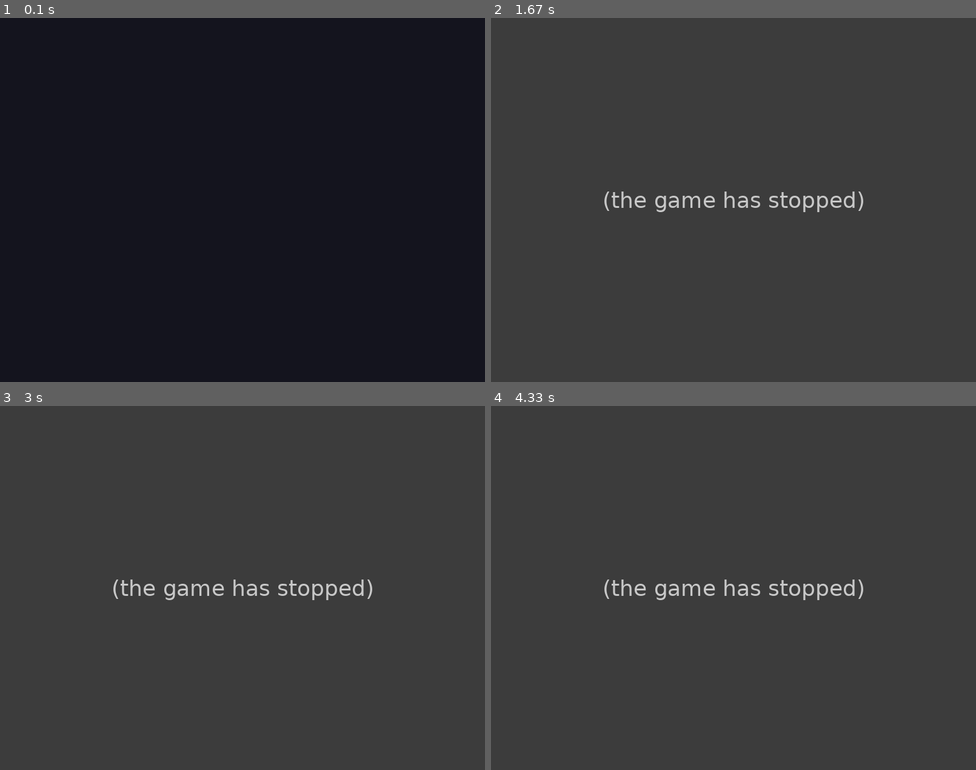
Above: before the commit, frames 1-4 (two rows, left to right).
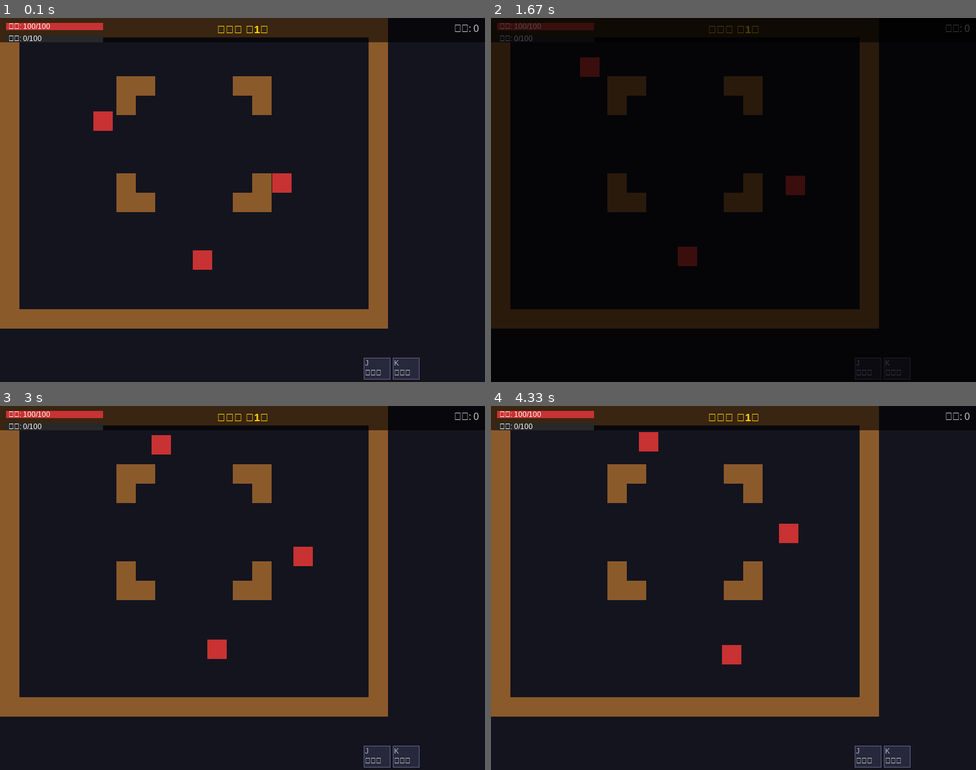
Above: after the commit, the same moments.

Repository: chinazm/xuan-tian-jianlu
Game: pygame game, started from main.py
The game is run twice, just before and just after one commit, with the same random seed, the same clock (stepped at 60 frames per second) and the same inputs.
Inputs:
- Up to frame 1 (0.1 s): no input
- Up to frame 2 (1.67 s): hold F5 0.33-0.8 s; hold D 0.33-0.8 s; hold F9 0.83-1.3 s; hold D 0.83-1.3 s; hold Esc from 1.33 s (still down); hold D from 1.33 s (still down)
- Up to frame 3 (3 s): release Esc at 1.8 s; release D at 1.8 s; hold Esc 1.83-2.3 s; hold D 1.83-2.3 s; hold D 2.33-2.8 s; hold W from 2.83 s (still down)
- Up to frame 4 (4.33 s): release W at 3.13 s; hold D 3.17-3.63 s; hold A 3.67-4.2 s; hold S from 4.23 s (still down)

The runs differ from the first frame. In frame 1, 18% of the frame differs, in the area x 0-99%, y 0-100%; in frame 2, 100%, in the area x 0-100%, y 0-100%; in frame 3, 99%; in frame 4, 99%.
Before the commit the program exited at 1.35 s; later frames show no game.

Commit message:
feat: complete game loop integration with all systems, particle effects, and audio manager
- core/game.py: GameScene integrating all systems (collision, combat, cultivation,
  inventory, dialogue, quest, particles, audio) with full update/render loop
- systems/particle.py: ParticleSystem with emit/update/render, alpha fading
- systems/audio.py: AudioManager for BGM and SFX with volume control
- main.py: Updated entry point with pygame.mixer.init() and GameScene integration
- maps/sect_main.json: Sect main hall room with enemies and collision tiles
- assets/tiles/tileset.png: Basic placeholder tileset for map rendering

Diff:
--- /dev/null
+++ b/core/game.py
@@ -0,0 +1,196 @@
+"""游戏主场景：整合所有系统，运行游戏逻辑。"""
+import pygame
+from core.scene_manager import Scene
+from core.config import GameConfig
+from core.vector import Vector2
+from core.input_handler import InputHandler
+from core.camera import Camera
+from core.event_bus import EventBus
+from core.resource_manager import ResourceManager
+from world.tilemap import Tilemap
+from world.room import Room
+from entities.player import Player
+from entities.enemy import Enemy
+from systems.collision import CollisionSystem
+from systems.combat import CombatSystem
+from systems.cultivation import CultivationSystem
+from systems.inventory import Inventory
+from systems.dialogue import DialogueSystem
+from systems.quest import QuestSystem
+from systems.save_load import SaveData
+from systems.particle import ParticleSystem
+from systems.audio import AudioManager
+from ui.hud import HUD
+
+
+class GameScene(Scene):
+    def __init__(self, config: GameConfig, room_id: str = "sect_main"):
+        super().__init__("game")
+        self._config = config
+        self._room_id = room_id
+
+        # 核心系统
+        self.input = InputHandler()
+        self.camera = Camera(config.window.width, config.window.height)
+        self.camera.smoothing = config.render.camera_smooth
+        self.resources = ResourceManager(base_path="assets")
+        self.collision = CollisionSystem()
+        self.combat = CombatSystem()
+        self.cultivation = CultivationSystem()
+        self.inventory = Inventory()
+        self.dialogue = DialogueSystem()
+        self.quest = QuestSystem()
+        self.particles = ParticleSystem()
+        self.audio = AudioManager()
+
+        # 游戏状态
+        self.player: Player = None
+        self.enemies: list[Enemy] = []
+        self.tilemap: Tilemap = None
+        self.hud = HUD(config.window.width, config.window.height)
+        self.paused = False
+        self.play_time = 0.0
+
+    def on_enter(self):
+        super().on_enter()
+        self._load_room(self._room_id)
+
+    def _load_room(self, room_id: str):
+        room = Room.from_json(f"maps/{room_id}.json")
+        if not room:
+            return
+        self.tilemap = Tilemap(self.resources, self._config.render.tile_size)
+        self.tilemap.load(f"maps/{room_id}.json", "tiles/tileset.png")
+        self.camera.set_bounds(self.tilemap.pixel_width, self.tilemap.pixel_height)
+        self.collision.set_terrain(self.tilemap.get_collision_rects())
+
+        # 创建玩家
+        if not self.player:
+            self.player = Player(pos=Vector2(64, 64))
+        else:
+            self.player.pos = Vector2(64, 64)
+
+        # 创建敌人
+        self.enemies.clear()
+        for e_data in room.enemies:
+            pos = Vector2(e_data["pos"][0] * 32, e_data["pos"][1] * 32)
+            enemy = Enemy(entity_id=f"{e_data['type']}_{len(self.enemies)}", pos=pos)
+            self.enemies.append(enemy)
+
+        for e in [self.player] + self.enemies:
+            self.collision.add_entity(e)
+
+        # 初始化任务
+        self.quest.start_quest("MAIN_CH02_001")
+
+        # 播放房间音乐
+        if room.music:
+            self.audio.play_music(f"assets/music/{room.music}")
+
+    def handle_event(self, event):
+        if event.type == pygame.KEYDOWN:
+            if event.key == pygame.K_ESCAPE:
+                self.paused = not self.paused
+            if event.key == pygame.K_F5:
+                self._save_game()
+            if event.key == pygame.K_F9:
+                self._load_game()
+
+    def update(self, dt):
+        if self.paused:
+            return
+        self.play_time += dt
+        self.input.update(dt)
+        self.player.handle_input(self.input, dt)
+        self.player.update(dt)
+        self.collision.resolve_terrain(self.player)
+        self.camera.follow(self.player.pos, dt)
+
+        # 敌人AI
+        for enemy in self.enemies:
+            if not enemy.is_alive:
+                continue
+            if enemy.can_see_player(self.player.pos, max_distance=200):
+                enemy.start_chase(self.player.pos)
+            elif enemy.state == "chase" and not enemy.can_see_player(self.player.pos, max_distance=250):
+                enemy.stop_chase()
+            enemy.update(dt)
+            self.collision.resolve_terrain(enemy)
+
+        # 战斗 - 攻击判定
+        if self.player.state == "attack" and self.player.attack_timer <= self._config.combat.default_attack_cooldown * 0.5:
+            hitbox = self.player.get_attack_rect()
+            for enemy in self.enemies:
+                if enemy.is_alive and hitbox.colliderect(enemy.get_collision_rect()):
+                    enemy.take_damage(self.player.base_speed * 0.3, self.player.pos)
+
+        # 战斗 - 投射物
+        self.combat.update(dt, self.enemies)
+
+        # 粒子
+        self.particles.update(dt)
+
+        # 事件驱动的更新
+        EventBus.publish("update", {"dt": dt})
+
+    def render(self, screen):
+        screen.fill((20, 20, 30))
+        if self.tilemap:
+            self.tilemap.render(screen, self.camera)
+
+        # 渲染敌人
+        for enemy in self.enemies:
+            if enemy.is_alive:
+                enemy.render(screen, self.camera)
+
+        # 渲染投射物
+        for proj in self.combat.get_projectiles():
+            if proj.is_alive:
+                proj.render(screen, self.camera)
+
+        # 渲染玩家
+        if self.player:
+            self.player.render(screen, self.camera)
+
+        # 粒子
+        self.particles.render(screen, self.camera)
+
+        # HUD
+        state = {
+            "current_hp": self.player.current_hp, "max_hp": self.player.max_hp,
+            "current_mp": self.cultivation.lingli, "max_mp": 100,
+            "realm": self.cultivation.current_realm_name,
+            "realm_level": self.cultivation.realm_level,
+            "lingshi": self.inventory.lingshi,
+            "skills": ["普通攻击", "御剑术"],
+        }
+        self.hud.render(screen, state)
+
+        if self.paused:
+            overlay = pygame.Surface(screen.get_size(), pygame.SRCALPHA)
+            overlay.fill((0, 0, 0, 180))
+            screen.blit(overlay, (0, 0))
+
+    def _save_game(self):
+        data = SaveData(
+            player_name="林凡",
+            realm=self.cultivation.current_realm_name,
+            realm_level=self.cultivation.realm_level,
+            lingli=self.cultivation.lingli,
+            max_hp=self.player.max_hp,
+            current_hp=self.player.current_hp,
+            current_room=self._room_id,
+            player_pos=[self.player.pos.x, self.player.pos.y],
+            lingshi=self.inventory.lingshi,
+            play_time=self.play_time,
+        )
+        data.save(1)
+
+    def _load_game(self):
+        data = SaveData.load(1)
+        if data:
+            self.player.current_hp = data.current_hp
+            self.player.max_hp = data.max_hp
+            self.cultivation.current_realm_index = 0  # simplified
+            self.cultivation.realm_level = data.realm_level
+            self.cultivation.lingli = data.lingli
--- a/main.py
+++ b/main.py
@@ -26,30 +26,42 @@
 def main():
     settings = load_settings()
     win_cfg = settings.get("window", {})
-
     width = win_cfg.get("width", 800)
     height = win_cfg.get("height", 600)
     title = win_cfg.get("title", "玄天剑录")
     fps = win_cfg.get("fps", 60)
-    bg_color = tuple(win_cfg.get("background_color", [20, 20, 30]))
 
     pygame.init()
+    pygame.mixer.init()
     screen = pygame.display.set_mode((width, height))
     pygame.display.set_caption(title)
     clock = pygame.time.Clock()
 
+    # 初始化游戏场景
+    from core.config import GameConfig
+    from core.game import GameScene
+
+    config = GameConfig()
+    config.window.width = width
+    config.window.height = height
+    config.window.fps = fps
+    config.window.title = title
+
+    scene = GameScene(config, room_id="sect_main")
+    scene.on_enter()
+
     running = True
     while running:
+        dt = clock.tick(fps) / 1000.0
+
         for event in pygame.event.get():
             if event.type == pygame.QUIT:
                 running = False
-            if event.type == pygame.KEYDOWN:
-                if event.key == pygame.K_ESCAPE:
-                    running = False
+            scene.handle_event(event)
 
-        screen.fill(bg_color)
+        scene.update(dt)
+        scene.render(screen)
         pygame.display.flip()
-        clock.tick(fps)
 
     pygame.quit()
 
--- /dev/null
+++ b/maps/sect_main.json
@@ -0,0 +1,33 @@
+{
+  "id": "sect_main",
+  "name": "宗门大殿",
+  "tiles": [
+    [1,1,1,1,1,1,1,1,1,1,1,1,1,1,1,1,1,1,1,1],
+    [1,0,0,0,0,0,0,0,0,0,0,0,0,0,0,0,0,0,0,1],
+    [1,0,0,0,0,0,0,0,0,0,0,0,0,0,0,0,0,0,0,1],
+    [1,0,0,0,0,0,1,1,0,0,0,0,1,1,0,0,0,0,0,1],
+    [1,0,0,0,0,0,1,0,0,0,0,0,0,1,0,0,0,0,0,1],
+    [1,0,0,0,0,0,0,0,0,0,0,0,0,0,0,0,0,0,0,1],
+    [1,0,0,0,0,0,0,0,0,0,0,0,0,0,0,0,0,0,0,1],
+    [1,0,0,0,0,0,0,0,0,0,0,0,0,0,0,0,0,0,0,1],
+    [1,0,0,0,0,0,1,0,0,0,0,0,0,1,0,0,0,0,0,1],
+    [1,0,0,0,0,0,1,1,0,0,0,0,1,1,0,0,0,0,0,1],
+    [1,0,0,0,0,0,0,0,0,0,0,0,0,0,0,0,0,0,0,1],
+    [1,0,0,0,0,0,0,0,0,0,0,0,0,0,0,0,0,0,0,1],
+    [1,0,0,0,0,0,0,0,0,0,0,0,0,0,0,0,0,0,0,1],
+    [1,0,0,0,0,0,0,0,0,0,0,0,0,0,0,0,0,0,0,1],
+    [1,0,0,0,0,0,0,0,0,0,0,0,0,0,0,0,0,0,0,1],
+    [1,1,1,1,1,1,1,1,1,1,1,1,1,1,1,1,1,1,1,1]
+  ],
+  "collision_tiles": [1],
+  "enemies": [
+    {"type": "spirit_rat", "pos": [5, 5]},
+    {"type": "spirit_rat", "pos": [14, 8]},
+    {"type": "demon_cultivator", "pos": [10, 12]}
+  ],
+  "portals": [],
+  "items": [],
+  "npcs": [],
+  "music": "",
+  "realm_require": ""
+}
--- /dev/null
+++ b/systems/audio.py
@@ -0,0 +1,41 @@
+"""音频管理系统。"""
+import pygame
+from pathlib import Path
+from typing import Optional
+
+
+class AudioManager:
+    def __init__(self, music_volume: float = 0.7, sfx_volume: float = 0.8):
+        self._music_volume = music_volume
+        self._sfx_volume = sfx_volume
+        self._current_music: Optional[str] = None
+
+    def play_music(self, path: str, loops: int = -1):
+        if self._current_music == path:
+            return
+        p = Path(path)
+        if p.exists():
+            pygame.mixer.music.load(str(p))
+            pygame.mixer.music.set_volume(self._music_volume)
+            pygame.mixer.music.play(loops)
+            self._current_music = path
+
+    def stop_music(self):
+        pygame.mixer.music.stop()
+        self._current_music = None
+
+    def play_sfx(self, path: str) -> Optional[pygame.mixer.Sound]:
+        p = Path(path)
+        if p.exists():
+            sound = pygame.mixer.Sound(str(p))
+            sound.set_volume(self._sfx_volume)
+            sound.play()
+            return sound
+        return None
+
+    def set_music_volume(self, vol: float):
+        self._music_volume = max(0, min(1, vol))
+        pygame.mixer.music.set_volume(self._music_volume)
+
+    def set_sfx_volume(self, vol: float):
+        self._sfx_volume = max(0, min(1, vol))
--- /dev/null
+++ b/systems/particle.py
@@ -0,0 +1,47 @@
+"""粒子特效系统。"""
+import pygame
+import random
+from core.vector import Vector2
+from dataclasses import dataclass
+
+
+@dataclass
+class Particle:
+    pos: Vector2
+    vel: Vector2
+    lifetime: float
+    max_lifetime: float
+    color: tuple
+    size: int
+
+
+class ParticleSystem:
+    def __init__(self):
+        self._particles: list[Particle] = []
+
+    def emit(self, pos: Vector2, count: int, color: tuple, speed: float = 50, lifetime: float = 0.5, size: int = 3):
+        for _ in range(count):
+            angle = random.uniform(0, 6.28)
+            vel = Vector2(random.uniform(-speed, speed), random.uniform(-speed, speed))
+            self._particles.append(Particle(
+                pos=Vector2(pos.x, pos.y),
+                vel=vel,
+                lifetime=lifetime,
+                max_lifetime=lifetime,
+                color=color,
+                size=size,
+            ))
+
+    def update(self, dt: float):
+        for p in self._particles:
+            p.pos += p.vel * dt
+            p.lifetime -= dt
+        self._particles = [p for p in self._particles if p.lifetime > 0]
+
+    def render(self, screen: pygame.Surface, camera):
+        for p in self._particles:
+            alpha = int((p.lifetime / p.max_lifetime) * 255)
+            pos = camera.apply(p.pos)
+            surf = pygame.Surface((p.size, p.size), pygame.SRCALPHA)
+            surf.fill((*p.color, alpha))
+            screen.blit(surf, (int(pos.x), int(pos.y)))
Binary file added: assets/tiles/tileset.png
